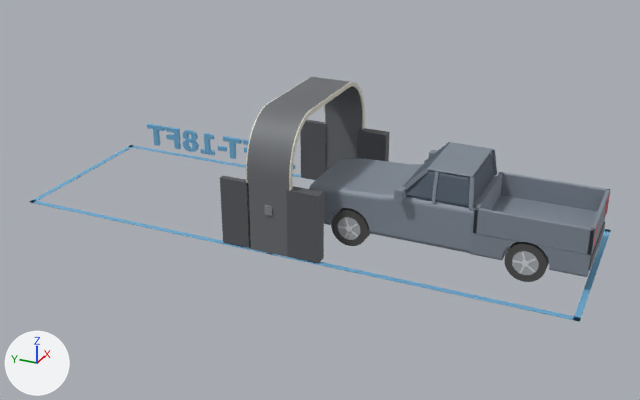
The glTF model public/colibri-xl-truck.glb, before and after one commit.
The view is the same before and after, from a camera (50 mm lens) standing at (-16.45, -1.34, 8.66) and looking at (-0.27, 5.94, 0.58). Lighting does not change. The marker at lower left points along +X, +Y and +Z. The picture after the commit comes second. Where no turn or scale is listed for an object, it has been applied to the vertices.

Script lines for the objects in view, before the commit:
```python
me_vehicle_bed_wall_l = bpy.data.meshes.new('vehicle_bed_wall_l')
me_vehicle_bed_wall_l.from_pydata(...)  # 96 vertices, 188 faces; spans x -1.01..-0.94, y 0.05..2.34, z 0.84..1.38
me_vehicle_bed_wall_l.materials.append(mat_material_4)  # grey #87919d
me_vehicle_roof = bpy.data.meshes.new('vehicle_roof')
me_vehicle_roof.from_pydata(...)  # 226 vertices, 448 faces; spans x -0.81..0.81, y 2.47..3.38, z 1.93..1.96
me_vehicle_roof.materials.append(mat_material_4)  # grey #87919d
me_wing_2 = bpy.data.meshes.new('wing_2')
me_wing_2.from_pydata(...)  # a box spanning x -2.002..-1.767, y 5.182..5.89, z 0.03..1.515
me_wing_2.materials.append(mat_material_2)  # dark grey #606266
ob_vehicle_bed_wall_l = bpy.data.objects.new('vehicle_bed_wall_l', me_vehicle_bed_wall_l)
ob_vehicle_bed_wall_l.location = (0.0, 0.0, 0.0)
ob_vehicle_roof = bpy.data.objects.new('vehicle_roof', me_vehicle_roof)
ob_vehicle_roof.location = (0.0, 0.0, 0.0)
ob_wing_2 = bpy.data.objects.new('wing_2', me_wing_2)
ob_wing_2.location = (0.0, 0.0, 0.0)
# also in view: 'lane_near_end' at (0.0, 0.06, 0.01); 'arch_shell' at (0.0, 6.3, 1.45); 'vehicle_tire_front_l' at (-0.86, 4.94, 0.41); 'wing_4' at (-1.93, 7.08, 0.77); 'wing_3' at (1.93, 7.08, 0.77)
```
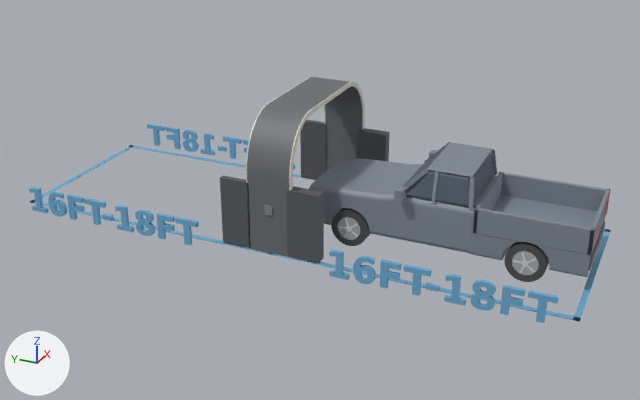
The newer file is also turned or shifted as a whole; pictures and numbers use the older file's frame.

Edits to the scene script, one JSON object a line:
```json
{"op": "add", "block": "me_label_far_end_other_side", "code": ["me_label_far_end_other_side = bpy.data.meshes.new('label_far_end_other_side')", "me_label_far_end_other_side.from_pydata(...)  # 350 vertices, 676 faces; spans x -2.37..-2.29, y 1.51..5.91, z 0.0..0.59", "me_label_far_end_other_side.materials.append(mat_material_12)  # blue #76b4db"]}
{"op": "add", "block": "me_label_near_end_other_side", "code": ["me_label_near_end_other_side = bpy.data.meshes.new('label_near_end_other_side')", "me_label_near_end_other_side.from_pydata(...)  # 350 vertices, 676 faces; spans x -2.37..-2.29, y -5.91..-1.51, z 0.0..0.59", "me_label_near_end_other_side.materials.append(mat_material_12)  # blue #76b4db"]}
{"op": "add", "block": "ob_label_far_end_other_side", "code": ["ob_label_far_end_other_side = bpy.data.objects.new('label_far_end_other_side', me_label_far_end_other_side)", "ob_label_far_end_other_side.location = (0.0, 6.3, 0.0)"]}
{"op": "add", "block": "ob_label_near_end_other_side", "code": ["ob_label_near_end_other_side = bpy.data.objects.new('label_near_end_other_side', me_label_near_end_other_side)", "ob_label_near_end_other_side.location = (0.0, 6.3, 0.0)"]}
```

Where the change shows, as pixel boxes [x1, y1, x2, y2] in the pictures (640 x 400 px):
```json
{"object": "label_near_end_other_side", "change": "added", "after": [329, 250, 559, 323], "on screen": "blue"}
{"object": "label_far_end_other_side", "change": "added", "after": [29, 187, 199, 245], "on screen": "blue"}
```
